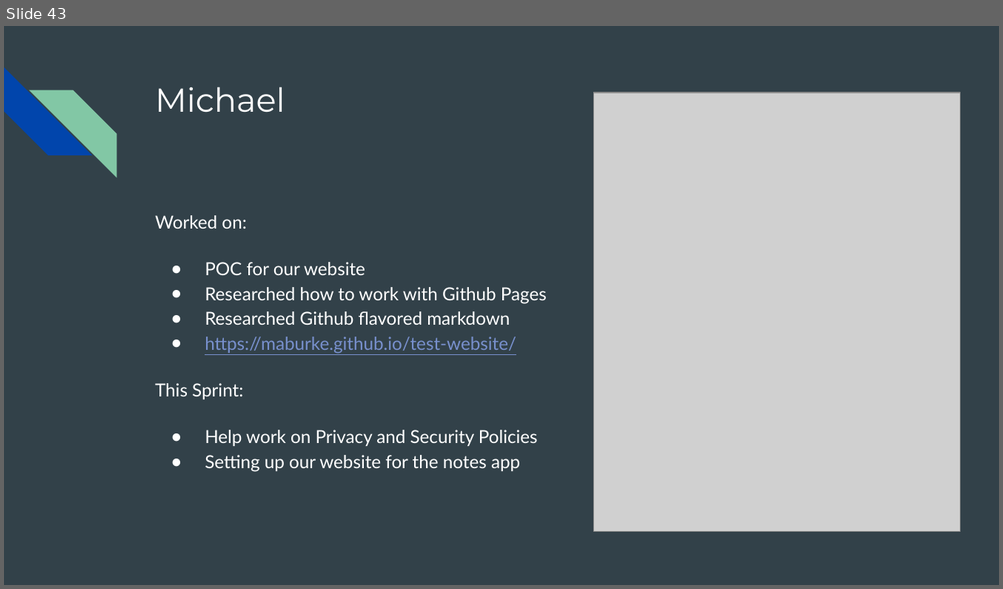
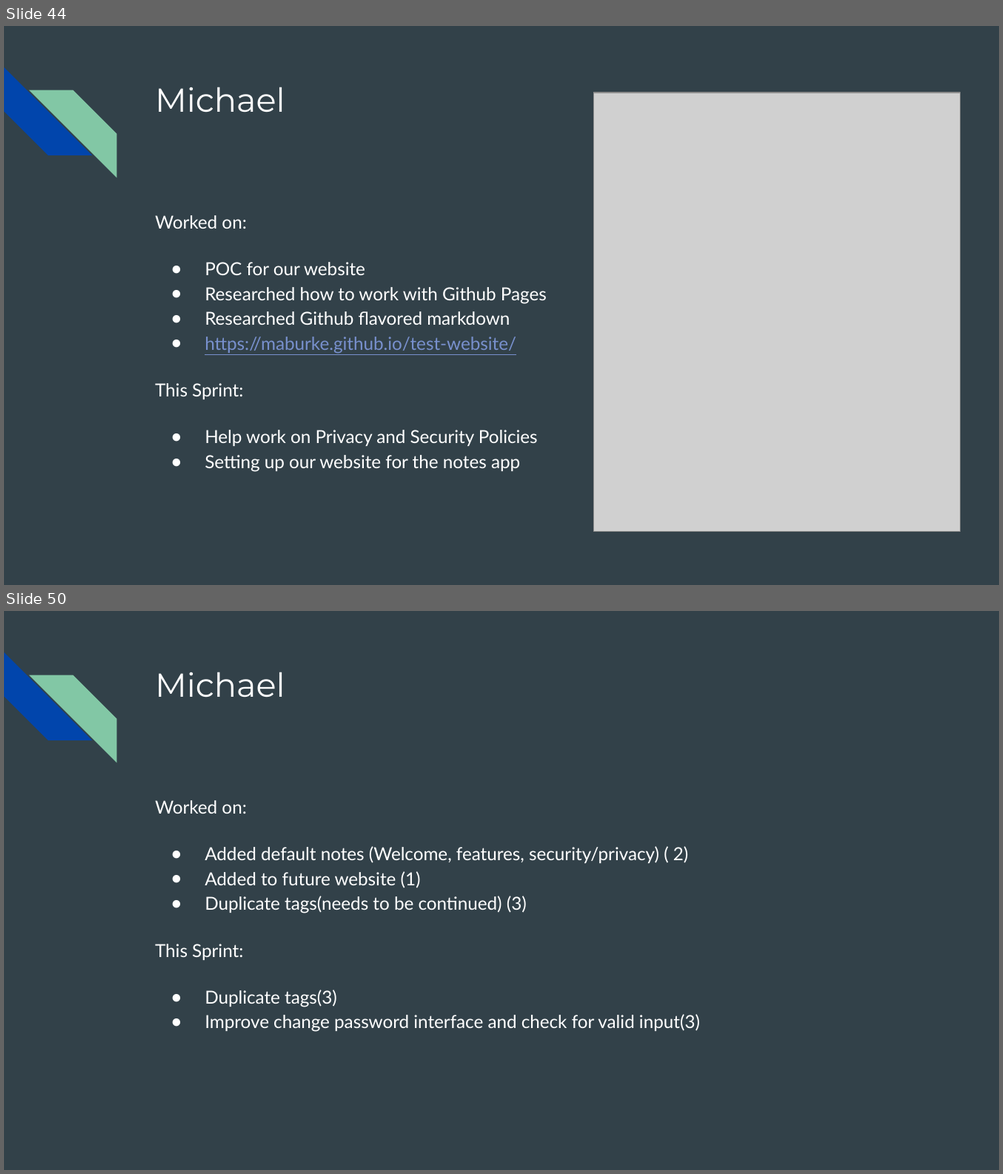
Before and after one commit to Incognoto/incognoto, a slide deck: SUM Presentations.pptx. Shown one above the other, each under a label of ours: slide 43 before the commit, slides 44 and 50 after it; the slides between them are not shown. The pictures are 1003x589 and 1003x1174 pixels, drawn with LibreOffice and Linux fonts; fonts in the diff are those of the drawing; grey boxes stand for pictures. Boxes give left, top, right and bottom in pixels: in the first picture for what was removed or moved away, otherwise in the second. Text is boxed around its words. In the diff, an @@ line names an element or a change of style, - is before the commit and + after.

```diff
--- a/SUM Presentations.pptx
+++ b/SUM Presentations.pptx
@@ slide 50 added at <box>4,611,999,1170</box>, background #324149; not listed: 2 template elements that a slide beside it also shows @@
@@ title added at <box>155,672,285,698</box>, 24 pt, text #FFFFFF @@
+Michael
@@ text added at <box>155,800,700,1032</box>, 13 pt, text #FFFFFF @@
+Worked on:
+● Added default notes (Welcome, features, security/privacy) ( 2)
+● Added to future website (1)
+● Duplicate tags(needs to be continued) (3)
+This Sprint:
+● Duplicate tags(3)
+● Improve change password interface and check for valid input(3)
@@ what was slide 43 is now slide 44 @@
```
Also in this commit, not shown: 1 slide changed, 7 other slides added, 1 slide removed.
